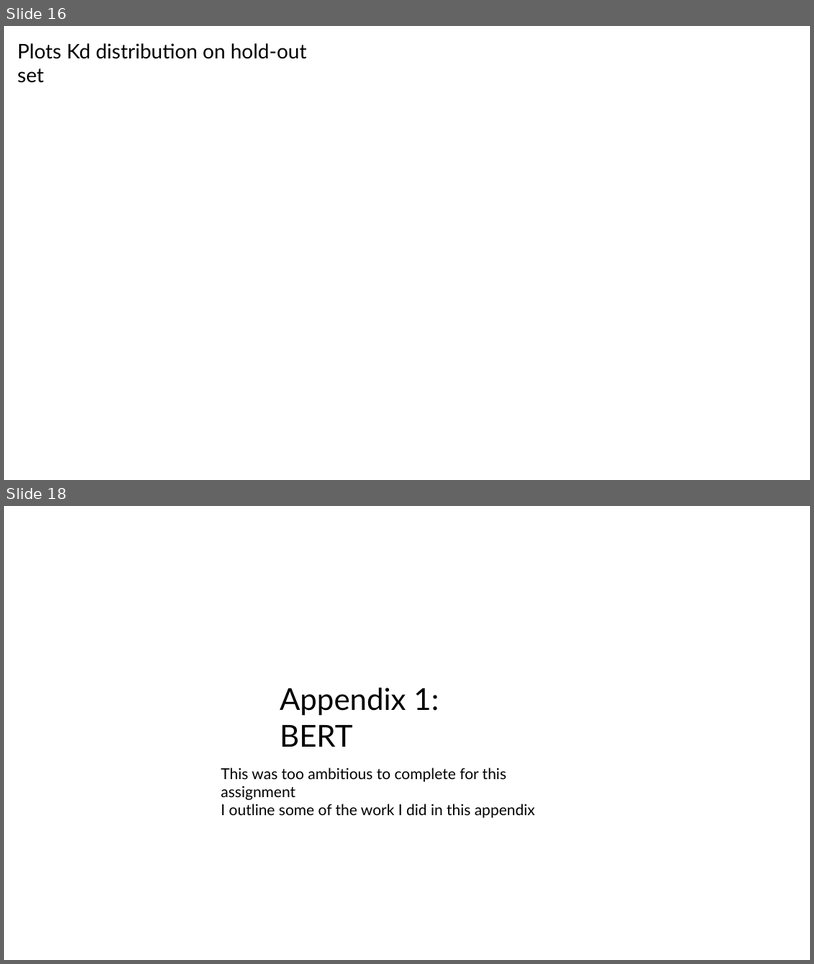
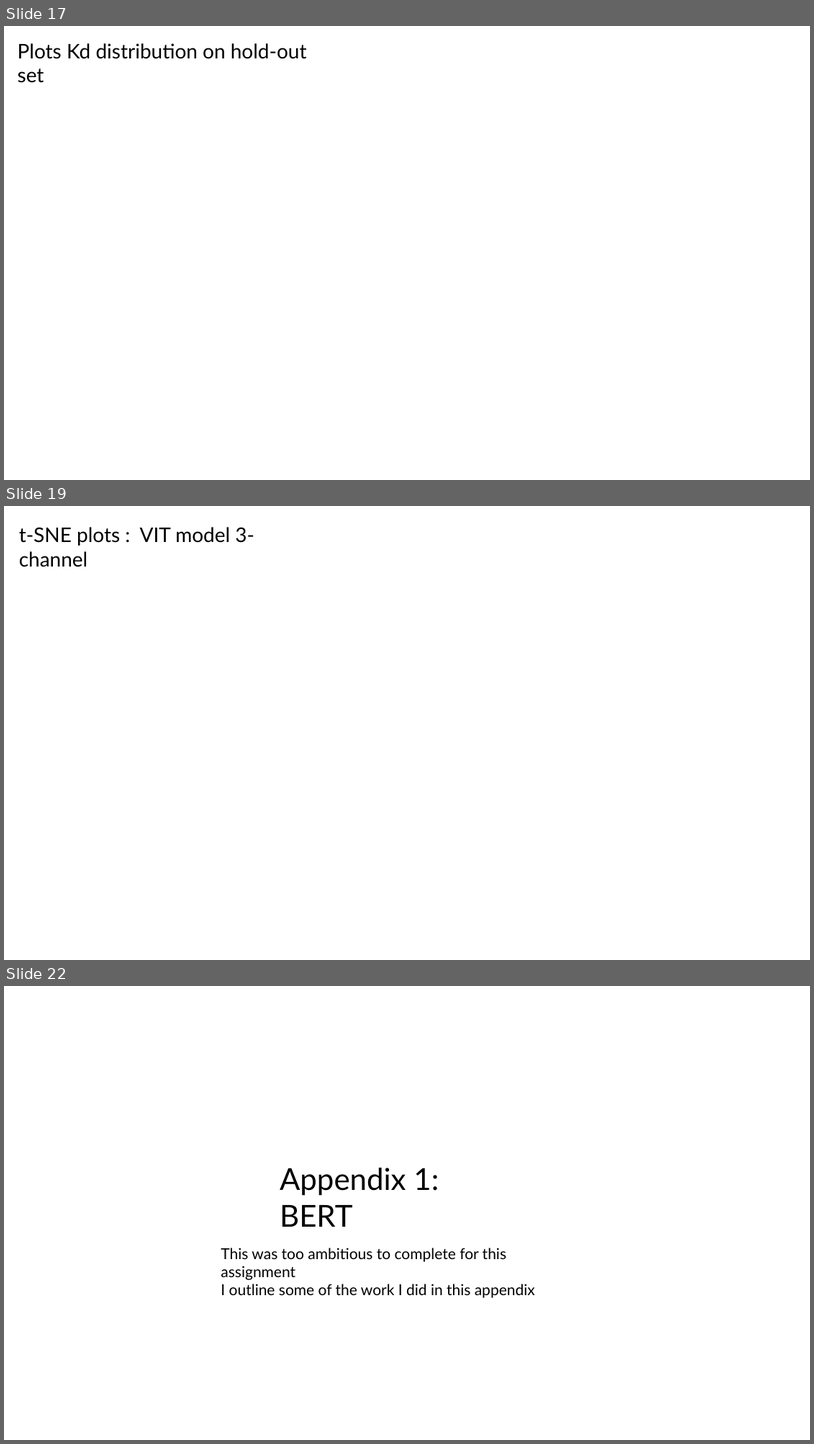
Before and after one commit to planaria158/BERT-antibody-antigen-binding-energy, a slide deck: Homework-aAlphaBio.pptx. Shown one above the other, each under a label of ours: slides 16 and 18 before the commit, slides 17, 19 and 22 after it; the slides between them are not shown. The pictures are 814x964 and 814x1444 pixels, drawn with LibreOffice and Linux fonts; fonts in the diff are those of the drawing. Boxes give left, top, right and bottom in pixels: in the first picture for what was removed or moved away, otherwise in the second. Text is boxed around its words. In the diff, an @@ line names an element or a change of style, - is before the commit and + after.

```diff
--- a/Homework-aAlphaBio.pptx
+++ b/Homework-aAlphaBio.pptx
@@ slide 19 added at (4, 506, 810, 960), background #FFFFFF @@
@@ text added at (19, 527, 255, 567), 24 pt, text #000000 @@
+t-SNE plots : VIT model 3-channel
@@ what was slide 16 is now slide 17 @@
@@ what was slide 18 is now slide 22 @@
```
Also in this commit, not shown: 7 slides changed, 3 other slides added.
